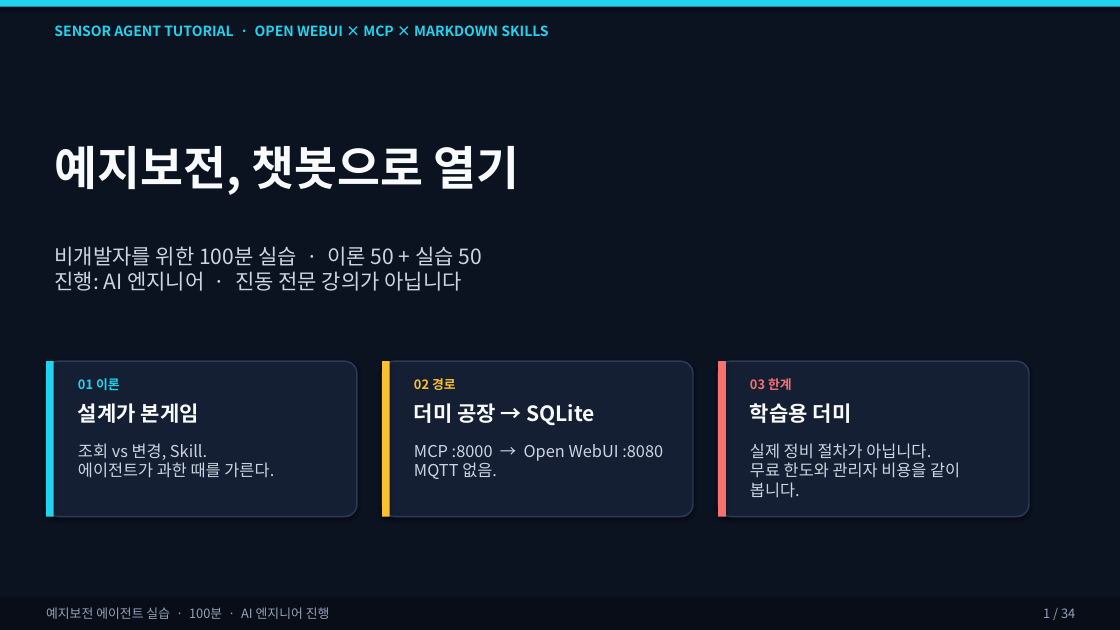
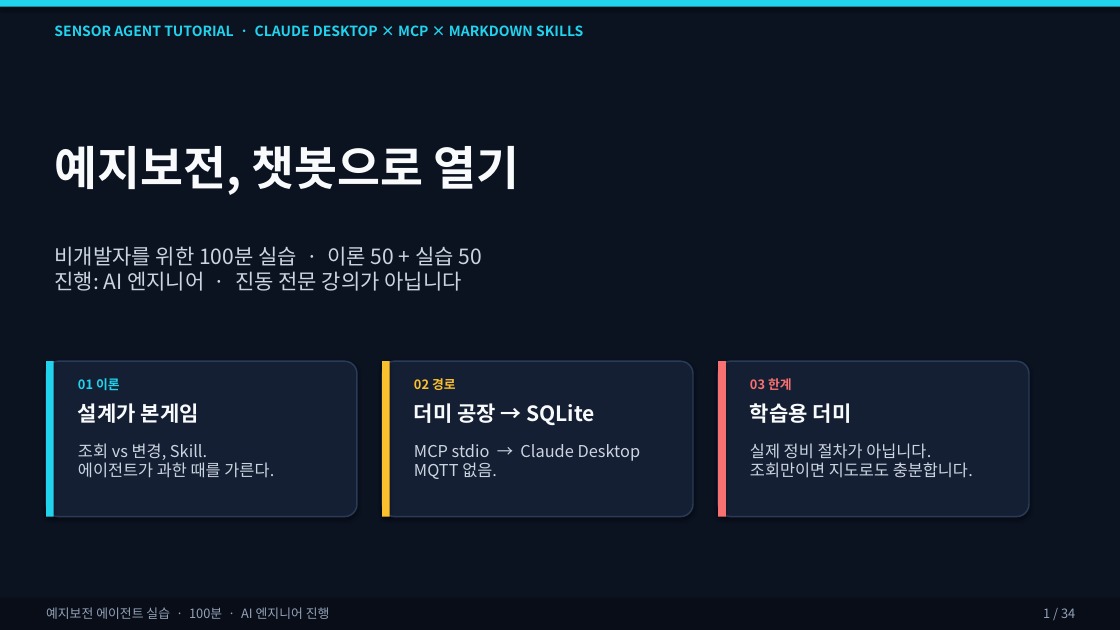
Before and after one commit to ZeroAct/sensor-agent-tutorial, a slide deck: slide 1 of slides/예지보전_에이전트_실습.pptx. Drawn at 1120x630 pixels with LibreOffice and Linux fonts; fonts in the diff are those of the drawing. Boxes give left, top, right and bottom in pixels: in the first picture for what was removed or moved away, otherwise in the second. Text is boxed around its words. In the diff, an @@ line names an element or a change of style, - is before the commit and + after.

```diff
--- a/slides/예지보전_에이전트_실습.pptx
+++ b/slides/예지보전_에이전트_실습.pptx
@@ text at (54,25,583,36): text changed @@
-SENSOR AGENT TUTORIAL · OPEN WEBUI × MCP × MARKDOWN SKILLS
+SENSOR AGENT TUTORIAL · CLAUDE DESKTOP × MCP × MARKDOWN SKILLS
@@ text at (414,444,641,479): text changed @@
-MCP :8000 → Open WebUI :8080
-MQTT 없음.
+MCP stdio → Claude Desktop
+MQTT 없음.
@@ text at (750,443,973,478): text changed @@
-실제 정비 절차가 아닙니다.
-무료 한도와 관리자 비용을 같이 봅니다.
+실제 정비 절차가 아닙니다.
+조회만이면 지도로도 충분합니다.
```
Also in this commit, not shown: 10 other slides changed, 14 other files.
